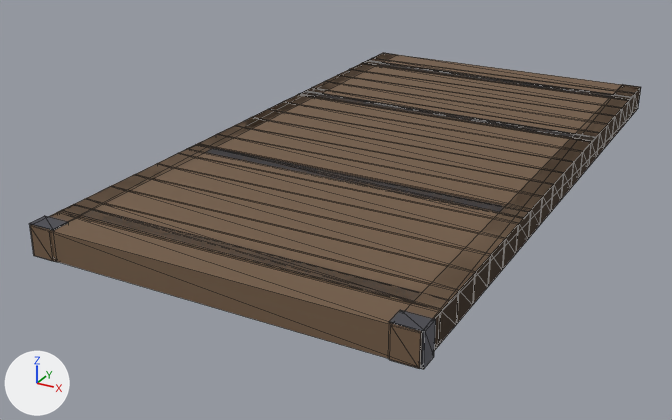
The FBX model Assets/HollowCurrent/Resources/Castle/Drawbridge.fbx: old version first, new version second.
Both versions are drawn from a 50 mm lens placed at (3.48, -10.47, 2.92), pointed at (-0.38, -3.45, -0.59). Lighting does not change. The marker at lower left points along +X, +Y and +Z. The first picture is the older version. Mesh edges are drawn as thin lines. Where no turn or scale is listed for an object, it has been applied to the vertices.

Names of what the first picture shows: 'Drawbridge'.
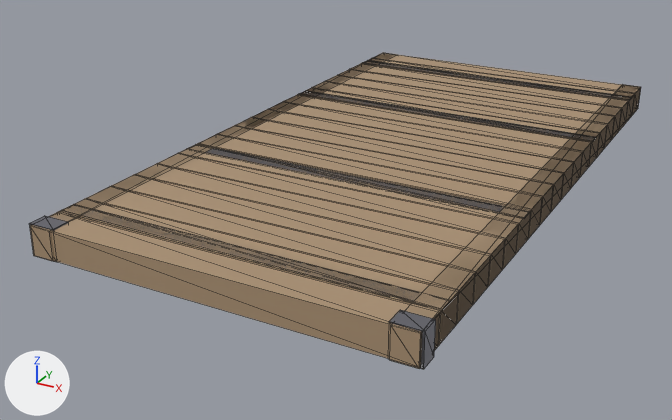
Where the change shows, as pixel boxes (x1, y1, x2, y2) in the pictures (672 x 420 px):
part 1 of me_drawbridge, recoloured (brown to beige)
    both: (30, 53, 641, 369)

The change in detail:
Material 'Castle_OakPlank' (mat_castle_oakplank) is new.
Its base color is (0.4, 0.28, 0.17) (beige #aa9073).
Its roughness is 0.7.
me_drawbridge has 224 vertices, 336 faces and spans x -1.62..1.62, y -6.0..0.0, z -0.26..0.01.
me_drawbridge is used by ob_drawbridge; location (0.0, 0.0, 0.0).
me_drawbridge part 1: all 264 faces that had it switch from mat_castle_oak (brown #735b45) to mat_castle_oakplank (beige #aa9073).
